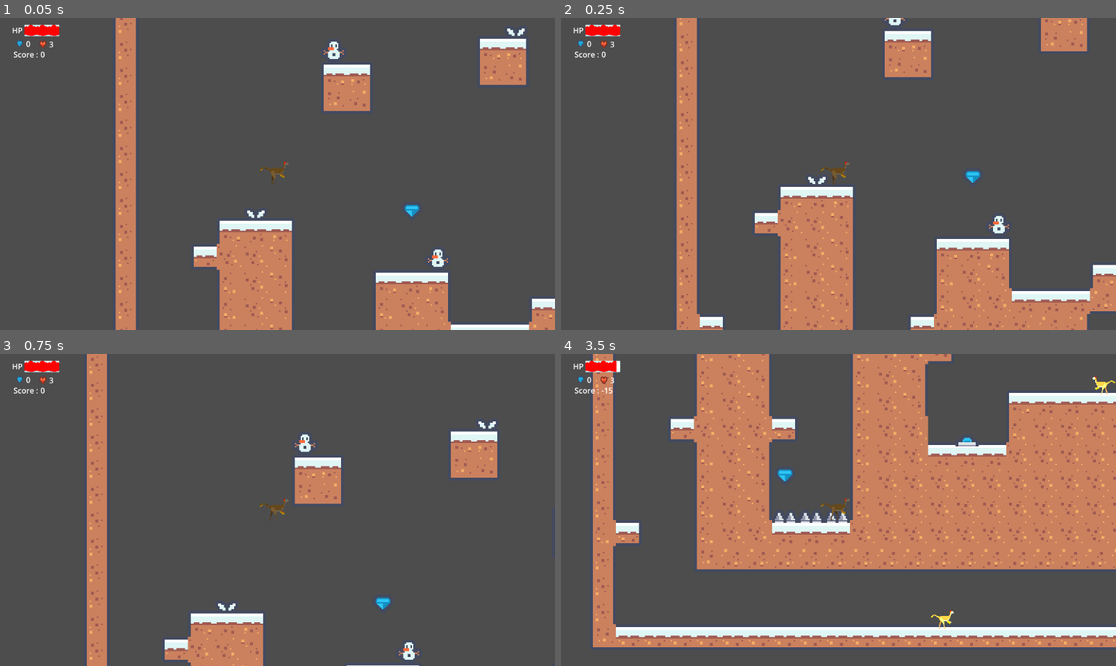
Above: before the commit, frames 1-4 (two rows, left to right).
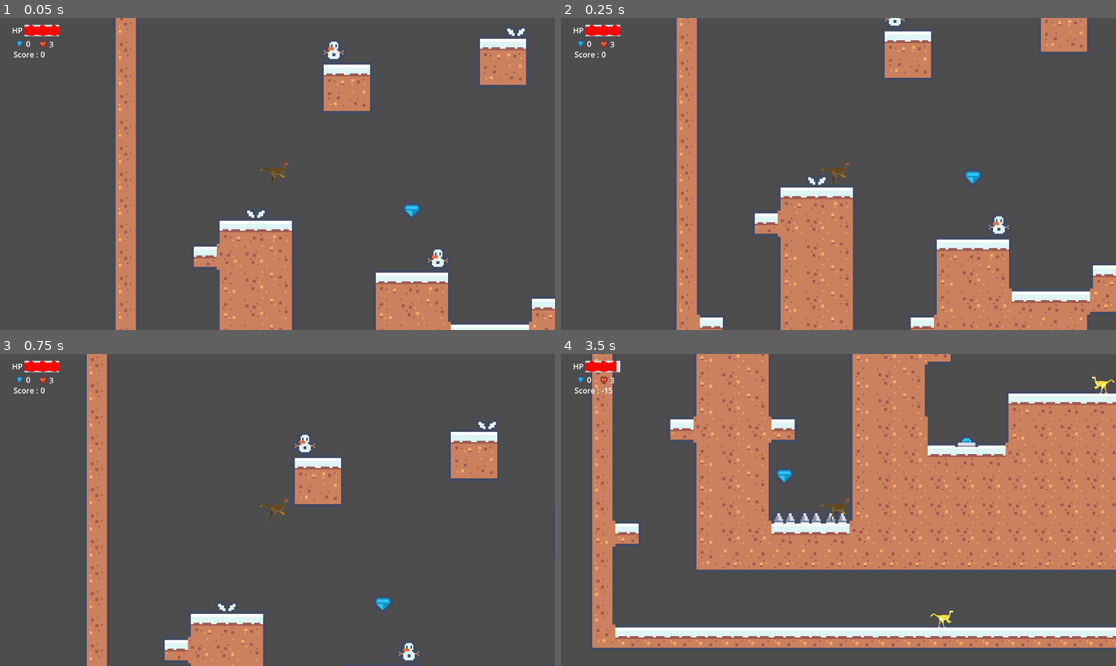
Above: after the commit, the same moments.

Repository: fay0026/Godot_platformer
Game: Godot game, scene res://scenes/jeu.tscn
Two runs of this game, one before a commit and one after it. Both use one fixed random seed, a clock stepped at 60 frames per second and the inputs below.
Inputs:
- Up to frame 1 (0.05 s): no input
- Up to frame 2 (0.25 s): no input
- Up to frame 3 (0.75 s): tap Enter (ui_accept) at 0.5 s; hold Right (ui_right) from 0.53 s (still down)
- Up to frame 4 (3.5 s): tap Enter (ui_accept) at 0.77, 1.52, 3.02 s; release Right (ui_right) at 2.03 s; hold Left (ui_left) 2.03-2.78 s; hold Right (ui_right) from 2.78 s (still down)

Frame 1 is identical in both runs. In frame 2, 1.0% of the frame differs, in the area x 21-100%, y 0-100%; in frame 3, 0.6%; in frame 4, 4.3%, in the area x 5-100%, y 0-95%.

Commit message:
Ajout du contact du joueur avec les ennemis

Diff:
--- a/scenes/enemy.tscn
+++ b/scenes/enemy.tscn
@@ -124,8 +124,8 @@
 }]
 
 [sub_resource type="CapsuleShape2D" id="CapsuleShape2D_os7i7"]
-radius = 14.0
-height = 42.0
+radius = 15.0
+height = 40.0
 
 [node name="Ennemy_tscn" type="CharacterBody2D"]
 script = ExtResource("1_rahut")
@@ -151,6 +151,6 @@
 metadata/_edit_lock_ = true
 
 [node name="CollisionShape2D" type="CollisionShape2D" parent="."]
-position = Vector2(0, 1)
+position = Vector2(0, 3)
 rotation = -1.5708
 shape = SubResource("CapsuleShape2D_os7i7")
--- a/scenes/jeu.tscn
+++ b/scenes/jeu.tscn
@@ -93,6 +93,7 @@
 [connection signal="diamond" from="monde/Diamant3" to="Gui" method="_on_diamant_diamond"]
 [connection signal="diamond" from="monde/Diamant4" to="Gui" method="_on_diamant_diamond"]
 [connection signal="diamond" from="monde/Diamant5" to="Gui" method="_on_diamant_diamond"]
+[connection signal="ennemy_defeated" from="Personnage" to="Gui" method="_on_personnage_ennemy_defeated"]
 [connection signal="game_over" from="Personnage" to="GameOver" method="_on_personnage_game_over"]
 [connection signal="health_changed" from="Personnage" to="Gui" method="_on_personnage_health_changed"]
 [connection signal="lost_life" from="Personnage" to="Gui" method="_on_personnage_lost_life"]
--- a/scenes/personnage.tscn
+++ b/scenes/personnage.tscn
@@ -137,8 +137,8 @@
 }]
 
 [sub_resource type="CapsuleShape2D" id="CapsuleShape2D_nf3cj"]
-radius = 33.0
-height = 84.0
+radius = 31.0
+height = 80.0
 
 [node name="Personnage" type="CharacterBody2D"]
 collision_layer = 2
@@ -157,7 +157,7 @@
 metadata/_edit_lock_ = true
 
 [node name="CollisionShape2D" type="CollisionShape2D" parent="."]
-position = Vector2(-2, 2)
+position = Vector2(-2, 5)
 rotation = 1.5708
 shape = SubResource("CapsuleShape2D_nf3cj")
 
--- a/scenes/scripts/death.gd
+++ b/scenes/scripts/death.gd
@@ -11,4 +11,5 @@
 	pass
 
 func _on_body_entered(body: CharacterBody2D) -> void:
+	print('ded')
 	instakill.emit()
--- a/scenes/scripts/enemy.gd
+++ b/scenes/scripts/enemy.gd
@@ -4,6 +4,9 @@
 
 const SPEED = 25.0
 var direction := 1
+
+func defeated() -> void :
+	queue_free()
 
 func _physics_process(delta: float) -> void:
 
--- a/scenes/scripts/gui.gd
+++ b/scenes/scripts/gui.gd
@@ -32,3 +32,8 @@
 	score_var += value*100
 	diamonds.text = str(diamonds_total)
 	score.text = str(score_var)
+
+func _on_personnage_ennemy_defeated() -> void:
+	print('YOU WON')
+	score_var += 50
+	score.text = str(score_var)
--- a/scenes/scripts/personnage.gd
+++ b/scenes/scripts/personnage.gd
@@ -1,18 +1,21 @@
 extends CharacterBody2D
 
+var damageTimeout = 0.5
+var ennemyTimeout = 0.1
 var HP = 9
 signal health_changed
 var lives = 3
 signal lost_life
 signal game_over
+signal ennemy_collided
+signal ennemy_defeated
 
 const SPEED = 100.0
 const JUMP_VELOCITY = -375.0
- #var collision = move_and_collide(velocity * delta)
 
-func _on_spikes_ouch():
-	HP -= 1
-	if HP != 0 :
+func damage_taken(damage):
+	HP -= damage
+	if HP > 0 :
 		health_changed.emit(HP);
 	elif lives != 1:
 		transform.origin = Vector2(174, 119)
@@ -24,6 +27,9 @@
 		lives = 3
 		HP = 9
 		game_over.emit()
+
+func _on_spikes_ouch():
+	damage_taken(1)
 
 func _on_death_instakill():
 	if lives != 1:
@@ -39,7 +45,7 @@
 
 # Called when the node enters the scene tree for the first time.
 func _ready() -> void:
-	pass # Replace with function body.
+	pass
 
 # Called every frame. 'delta' is the elapsed time since the previous frame.
 func _process(delta: float) -> void:
@@ -70,3 +76,19 @@
 		$AnimatedSprite2D.flip_h = true;
 
 	move_and_slide()
+
+	damageTimeout -= delta
+	ennemyTimeout -= delta
+
+	for i in get_slide_collision_count():
+		var collision = get_slide_collision(i)
+		if (collision.get_collider().name.substr(0, 11) == 'Ennemy_tscn') :
+			if (collision.get_normal().dot(Vector2.UP) > 0.5):
+				if (ennemyTimeout <= 0):
+					collision.get_collider().call('defeated')
+					ennemy_defeated.emit()
+					ennemyTimeout = 0.1
+			else :
+				if (damageTimeout <= 0):
+					damage_taken(2)
+					damageTimeout = 0.5
